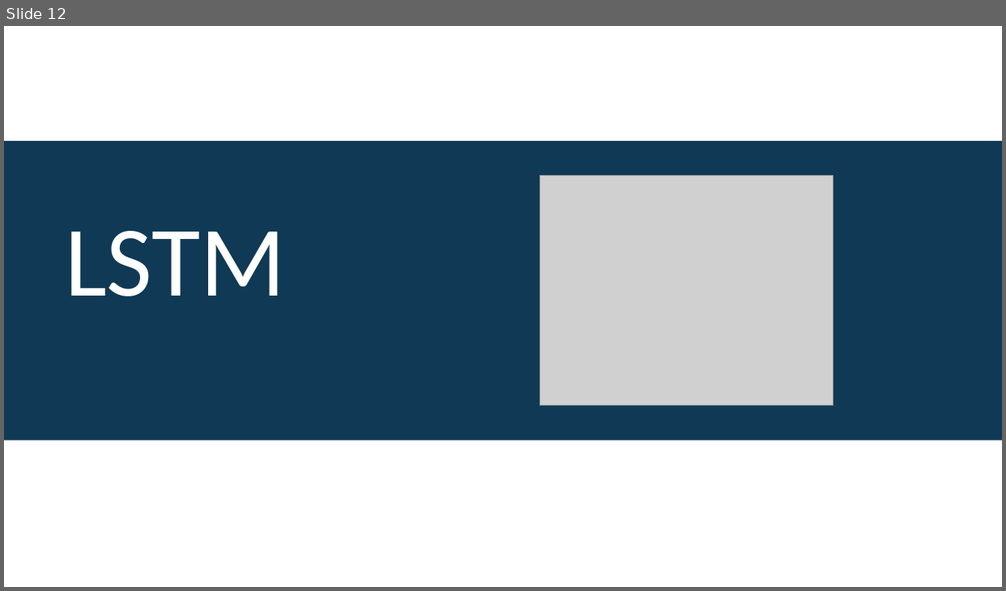
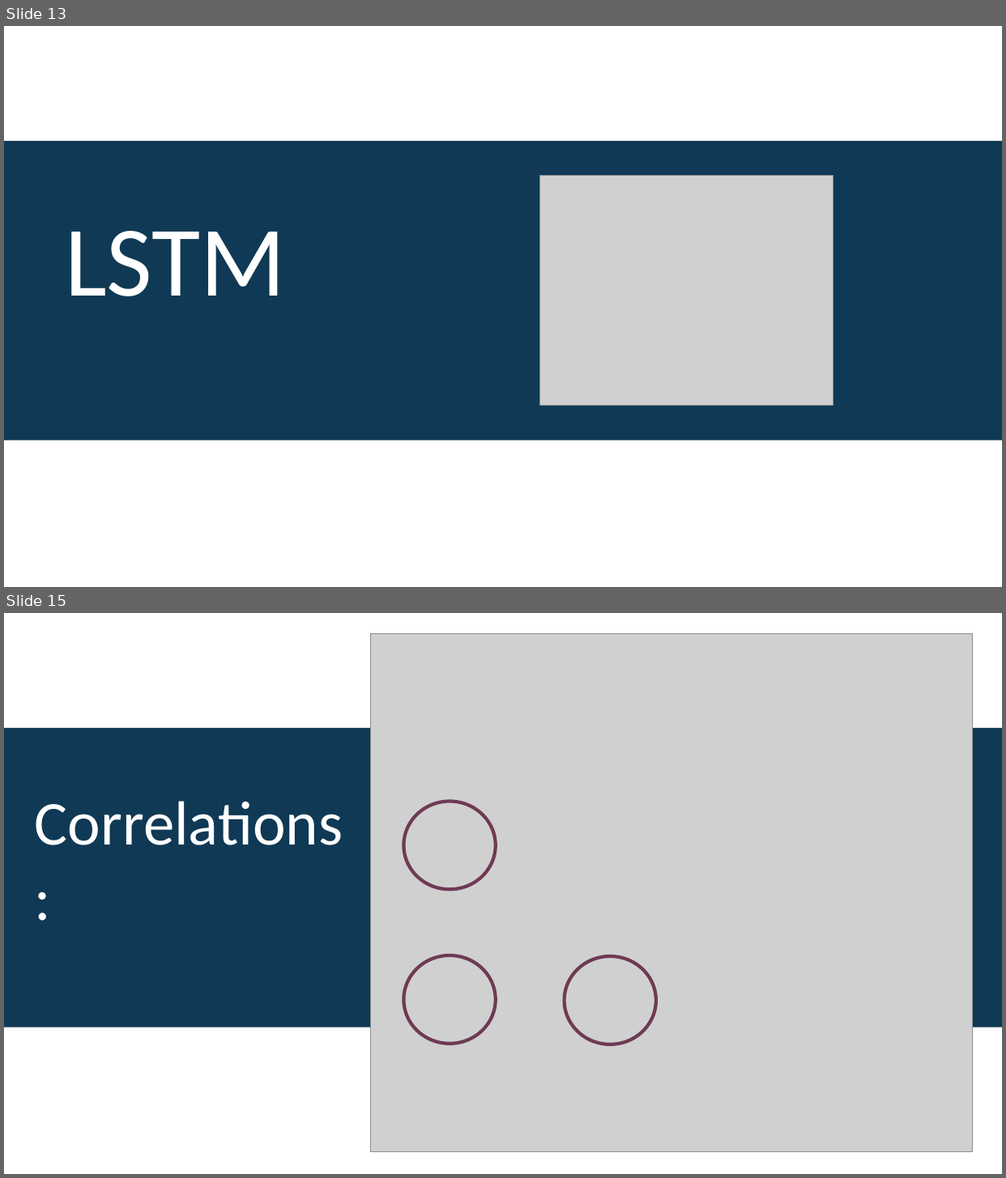
Before and after one commit to andiosika/NLP-to-identify-toxic-or-abusive-language-for-online-conversation-using-Keras-Deep-Learning-Models, a slide deck: NonToxic_Communication.pptx. Shown one above the other, each under a label of ours: slide 12 before the commit, slides 13 and 15 after it; the slides between them are not shown. The pictures are 1006x591 and 1006x1178 pixels, drawn with LibreOffice and Linux fonts; fonts in the diff are those of the drawing; grey boxes stand for pictures. Boxes give left, top, right and bottom in pixels: in the first picture for what was removed or moved away, otherwise in the second. Text is boxed around its words. In the diff, an @@ line names an element or a change of style, - is before the commit and + after.

```diff
--- a/NonToxic_Communication.pptx
+++ b/NonToxic_Communication.pptx
@@ slide 15 added at (4,613,1002,1174), background #FFFFFF; not listed: 1 template element that a slide beside it also shows @@
@@ picture added at (371,634,972,1152) @@
@@ text added at (35,801,343,845), 60 pt, text #FFFFFF @@
+Correlations:
@@ ellipse added at (404,802,496,890), outline #6E3A54 3.25 pt @@
@@ ellipse added at (404,956,496,1044), outline #6E3A54 3.25 pt @@
@@ ellipse added at (564,956,656,1045), outline #6E3A54 3.25 pt @@
@@ what was slide 12 is now slide 13 @@
```
Also in this commit, not shown: 4 slides changed, 2 other slides added, 4 other files.
